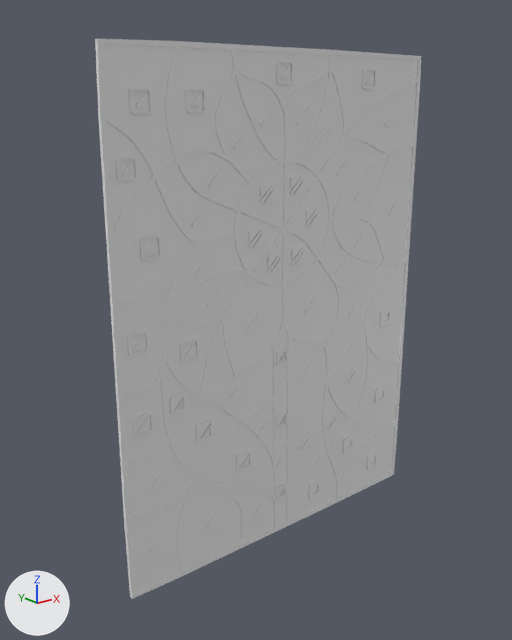
Two versions of the FBX model Assets/Viany/Models/PaintbyColor Puzzle 1.fbx, one commit apart.
The view is the same before and after, from a camera (50 mm lens) standing at (-2.561, -1.223, 2.488) and looking at (-1.552, 0.038, 1.984). Lighting does not change. The marker at lower left points along +X, +Y and +Z. The older version comes first. Where no turn or scale is listed for an object, it has been applied to the vertices.

In view in the first picture: 'Frame', 'Icons', 'P1 1', 'P1 2', 'P1 20', 'P1 23', 'P1 26', 'P1 31', 'P1 35', 'P1 45', 'P1 46', 'P1 52' and 43 more.
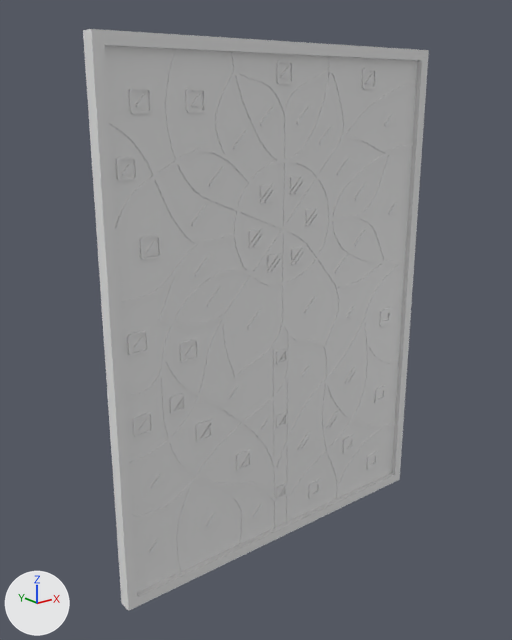
Commit message: fixed frame of puzzle

The change, as a diff of the scene's bpy script:
```diff
--- a/Assets/Viany/Models/PaintbyColor Puzzle 1.fbx.py
+++ b/Assets/Viany/Models/PaintbyColor Puzzle 1.fbx.py
@@ me_plane_171 @@
 # used by ob_frame; location = (-1.498, 0.008, 2.0)
-me_plane_171.from_pydata(...)  # 1886 vertices, 2018 faces; spans x -0.446..0.446, y -0.01..0.0, z -0.591..0.591
+me_plane_171.from_pydata(...)  # 1794 vertices, 1871 faces; spans x -0.435..0.434, y -0.01..0.0, z -0.58..0.58
+# me_plane_171 part 1
+# 112 vertices are removed from x -0.446..0.446, y -0.009..0.0, z -0.591..0.591
+# 167 faces are deleted
+# 10 vertices are added at x 0.434, y -0.009, z -0.422..0.533
+# 10 new vertices lie (0.0, 0.009, 0.0) away from vertices in x 0.434, y -0.009, z -0.422..0.533
+# 20 new faces join them
@@ me_cube_001 @@
+me_cube_001.from_pydata([(-0.434, -0.014, -0.578), (-0.434, -0.014, 0.578), (-0.458, 0.019, -0.603), (-0.458, 0.019, 0.603), (0.434, -0.014, -0.578), (0.434, -0.014, 0.578), (0.458, 0.019, -0.603), (0.458, 0.019, 0.603), (-0.458, -0.014, -0.603), (-0.458, -0.014, 0.603), (0.458, -0.014, 0.603), (0.458, -0.014, -0.603), (-0.434, 0.008, -0.578), (-0.434, 0.008, 0.578), (0.434, 0.008, -0.578), (0.434, 0.008, 0.578)], [], [(8, 9, 3, 2), (2, 3, 7, 6), (6, 7, 10, 11), (0, 4, 14, 12), (2, 6, 11, 8), (7, 3, 9, 10), (0, 1, 9, 8), (5, 4, 11, 10), (4, 0, 8, 11), (1, 5, 10, 9), (1, 0, 12, 13), (5, 1, 13, 15), (4, 5, 15, 14)])
@@ ob_outer_frame @@
+ob_outer_frame = bpy.data.objects.new('Outer Frame', me_cube_001)
+ob_outer_frame.location = (-1.5, 0.0, 1.999)
```

Location of each change, [x1, y1, x2, y2] in pixels of the pictures (512 x 640 px):
'Outer Frame', added
    after: [83, 29, 429, 611]
part 1 of me_plane_171, built on
    before: [95, 39, 421, 599]
    after: [387, 79, 417, 428]
